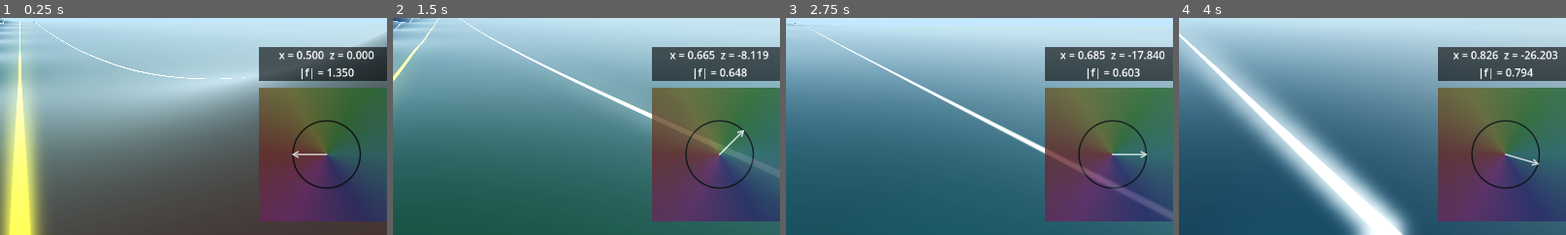
Above: before the commit, frames 1-4 (left to right).
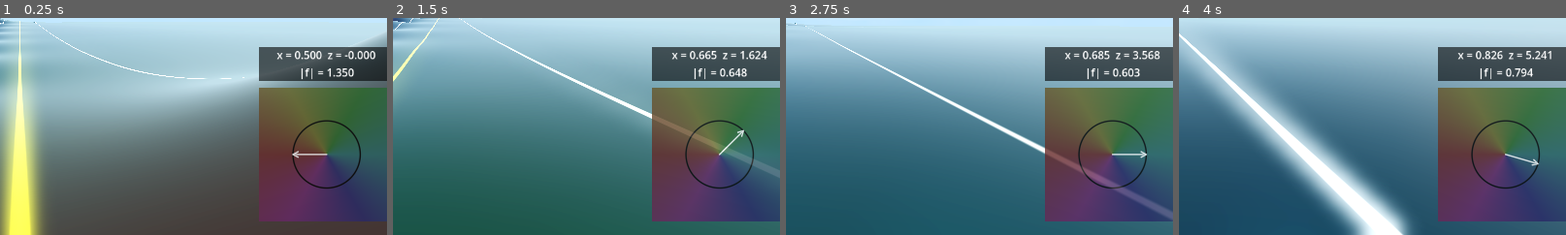
Above: after the commit, the same moments.

Repository: allanino/complex-functions-explorer
Game: Godot game, scene res://scenes/main.tscn
Two runs of this game, one before a commit and one after it. Both use one fixed random seed, a clock stepped at 60 frames per second and the inputs below.
Inputs (mouse positions are % of the whole screen's width and height, from its top left):
- Up to frame 1 (0.25 s): no input
- Up to frame 2 (1.5 s): tap Enter at 0.5 s; move the mouse to (55, 50) at 0.52 s; hold Shift 0.53-1.28 s; hold W (move_forward) from 0.53 s (still down); tap Space at 0.77 s; move the mouse to (45, 50) at 1.27 s; tap Ctrl at 1.35 s
- Up to frame 3 (2.75 s): keep holding W (move_forward); tap Space at 1.52 s; move the mouse to (52, 48) at 2.02 s; hold Shift from 2.03 s (still down)
- Up to frame 4 (4 s): keep holding W (move_forward); move the mouse to (49, 52) at 2.77 s; release Shift at 2.78 s; tap Ctrl at 2.85 s; tap Space at 3.02, 3.77 s; move the mouse to (57, 51) at 3.52 s; hold Shift from 3.53 s (still down)
The pictures show only the part of the screen within x 47-97%, y 50-100%; the shares and areas given below are measured in that part.

The runs differ from the first frame. In frame 1, 0.6% of the frame differs, in the area x 71-97%, y 15-20%; in frame 2, 0.5%; in frame 3, 0.7%; in frame 4, 0.7%, in the area x 70-98%, y 15-20%.

Commit message:
Update label to match math t

Diff:
--- a/scripts/hud.gd
+++ b/scripts/hud.gd
@@ -20,4 +20,4 @@
 	material.set_shader_parameter("current_f", f)
 	material.set_shader_parameter("scale", current_scale)
 
-	pos_label.text = "x = %.3f  z = %.3f\n|f| = %.3f" % [x * 0.1, z * 0.5, f.length()]
+	pos_label.text = "x = %.3f  z = %.3f\n|f| = %.3f" % [x * 0.1, -z * 0.1, f.length()]
